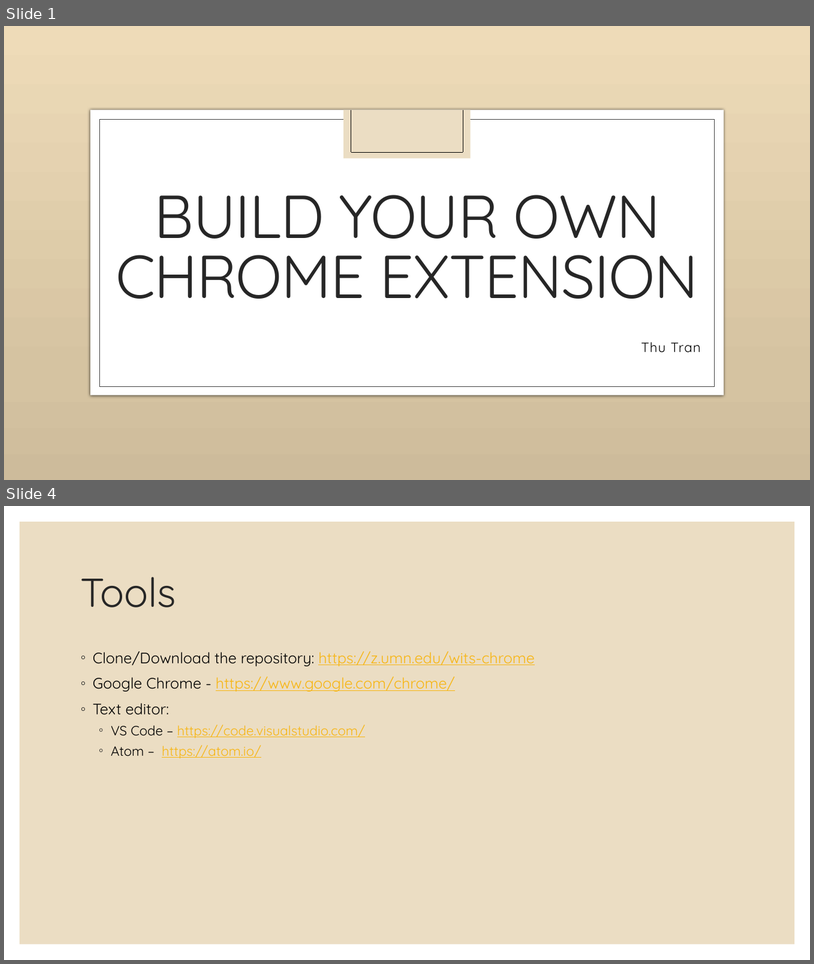
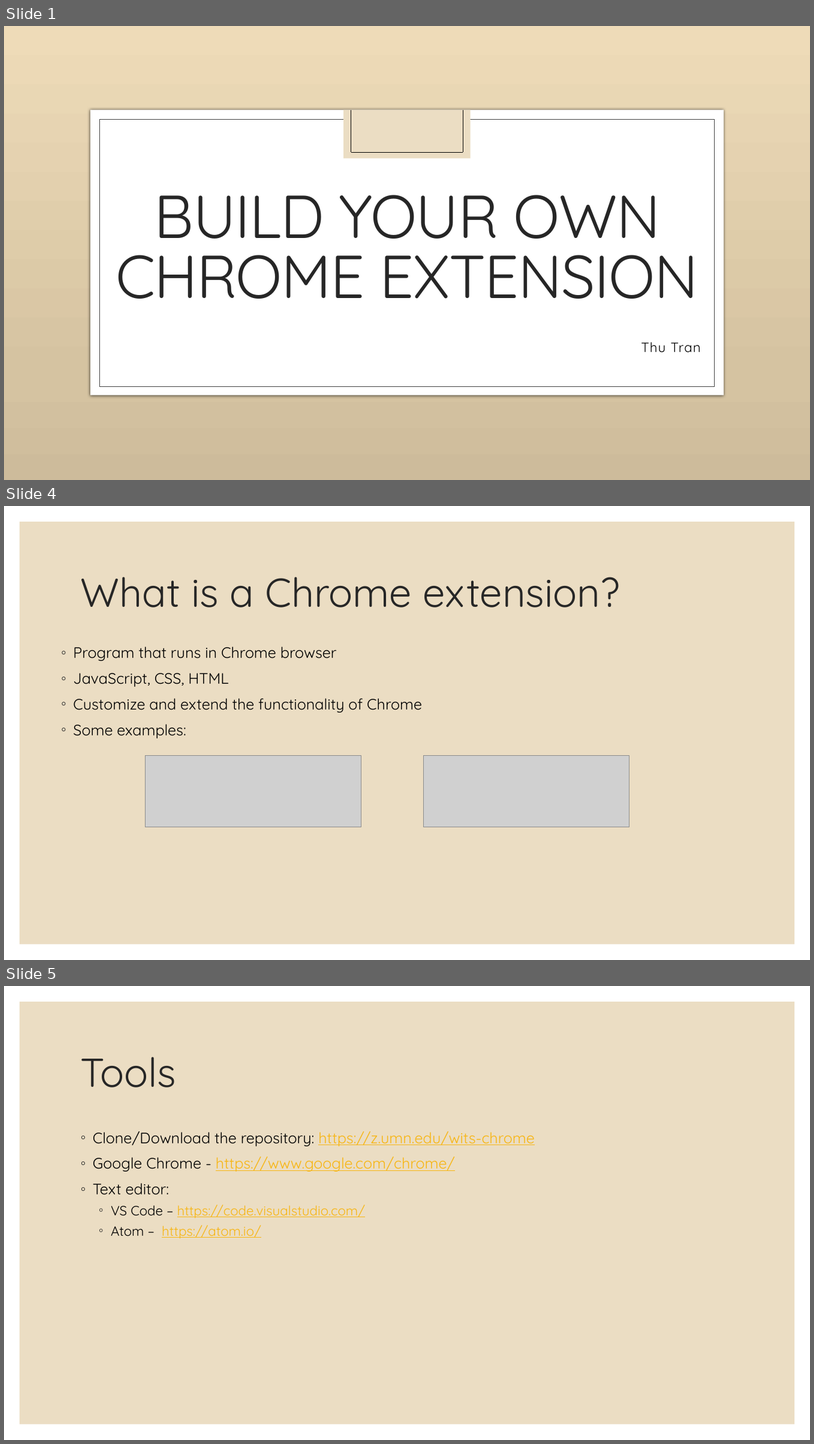
Before and after one commit to thu-tr/chrome_extension, a slide deck: slide.pptx. Shown one above the other, each under a label of ours: slides 1 and 4 before the commit, slides 1, 4 and 5 after it; the slides between them are not shown. The pictures are 814x964 and 814x1444 pixels, drawn with LibreOffice and Linux fonts; fonts in the diff are those of the drawing; grey boxes stand for pictures; background and template pictures are left out. Boxes give left, top, right and bottom in pixels: in the first picture for what was removed or moved away, otherwise in the second. Text is boxed around its words. In the diff, an @@ line names an element or a change of style, - is before the commit and + after.

```diff
--- a/slide.pptx
+++ b/slide.pptx
@@ slide 4 added at [4,506,810,960], background #FFFFFF; not listed: 1 template element that a slide beside it also shows @@
@@ title added at [81,577,621,607], 48 pt, text #262626 @@
+What is a Chrome extension?
@@ text added at [73,646,422,738], 18 pt, text #000000 @@
+◦ Program that runs in Chrome browser
+◦ JavaScript, CSS, HTML
+◦ Customize and extend the functionality of Chrome
+◦ Some examples:
@@ picture added at [145,756,361,827] @@
@@ picture added at [424,756,630,827] @@
@@ what was slide 4 is now slide 5 @@
```
Also in this commit, not shown: 1 slide changed, 1 slide removed.
